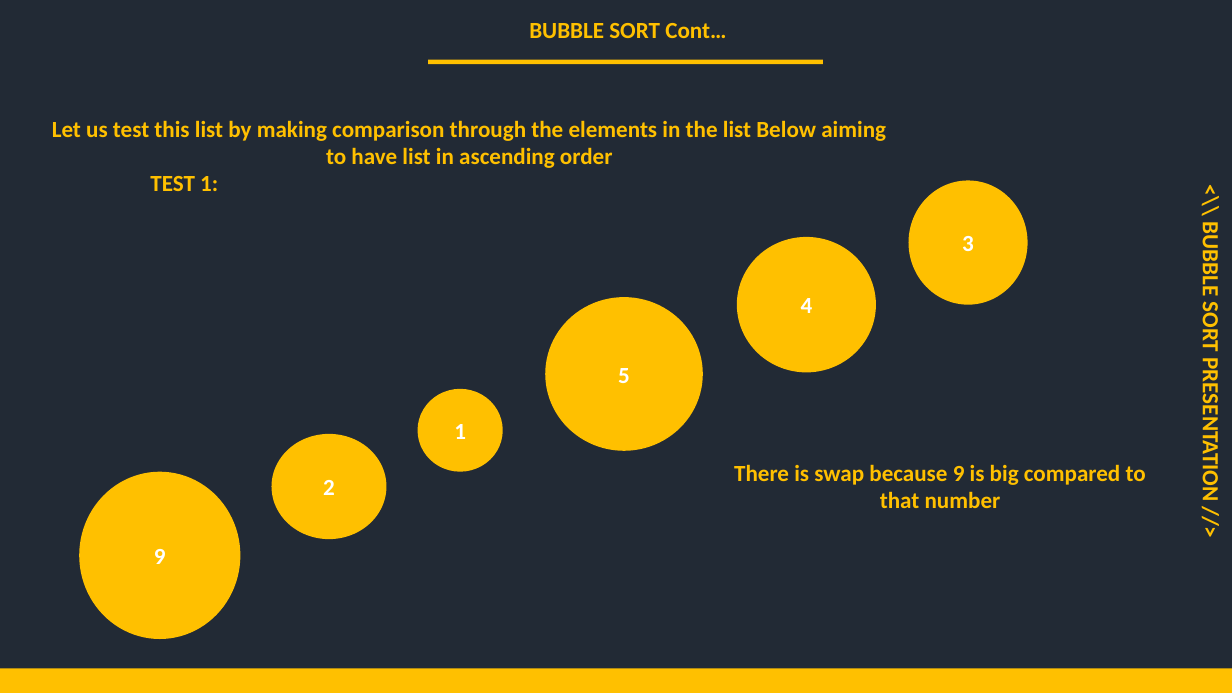
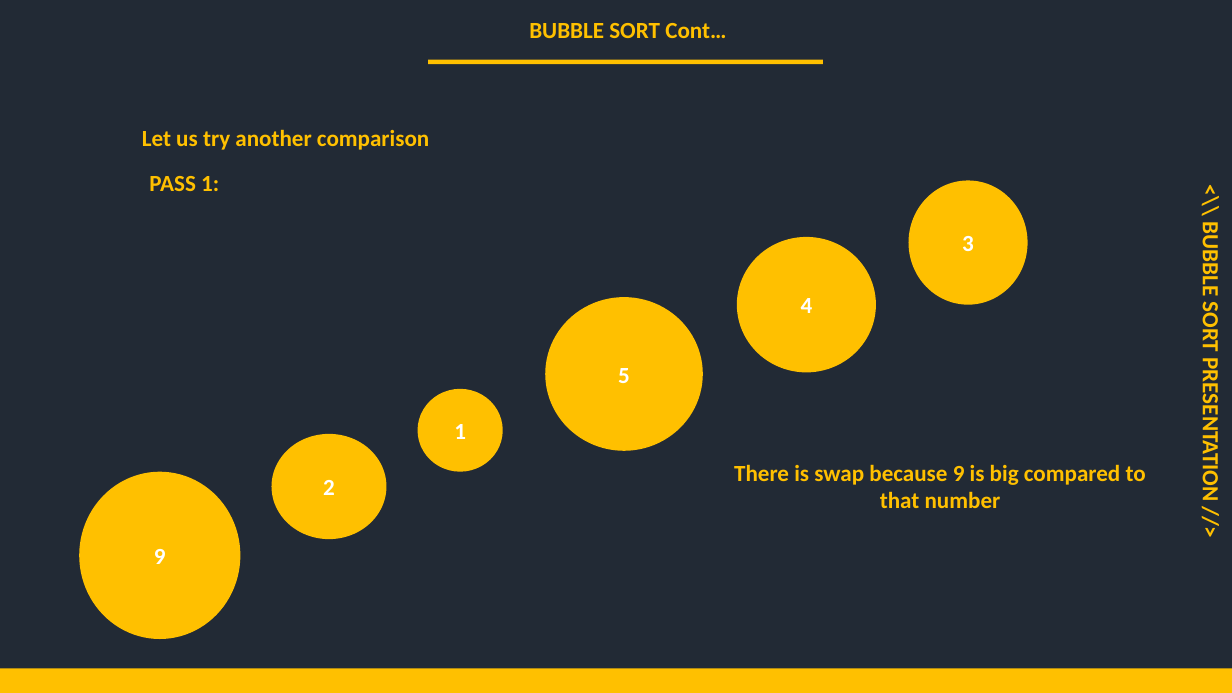
Before and after one commit to mutanganajoseph/Documents, a slide deck: slide 9 of auca/Sem-3/ICP/Assignment/Solution/Group4_Bubble_Sort_Presentation.pptx (slide 2 before the commit). Drawn at 1232x693 pixels with LibreOffice and Linux fonts; fonts in the diff are those of the drawing. Boxes give left, top, right and bottom in pixels: in the first picture for what was removed or moved away, otherwise in the second. Text is boxed around its words. In the diff, an @@ line names an element or a change of style, - is before the commit and + after.

```diff
--- a/auca/Sem-3/ICP/Assignment/Solution/Group4_Bubble_Sort_Presentation.pptx
+++ b/auca/Sem-3/ICP/Assignment/Solution/Group4_Bubble_Sort_Presentation.pptx
@@ text at (142,129,429,150): text changed @@
-Let us test this list by making comparison through the elements in the list Below aiming to have list in ascending order
+Let us try another comparison
@@ text at (149,176,219,191): text changed @@
-TEST 1:
+PASS 1:
```
Also in this commit, not shown: 2 other slides changed, 11 slides added, 2 other files.
